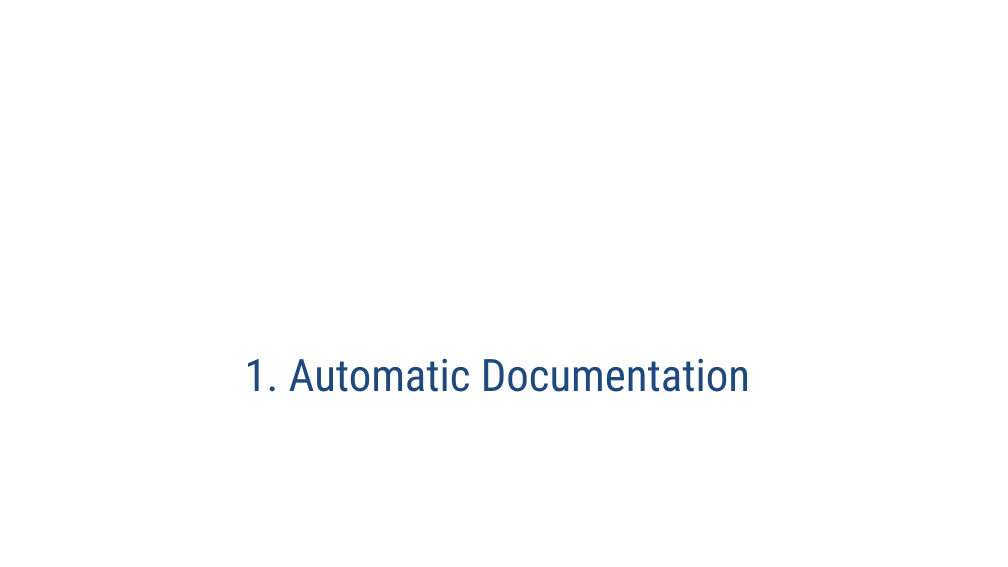
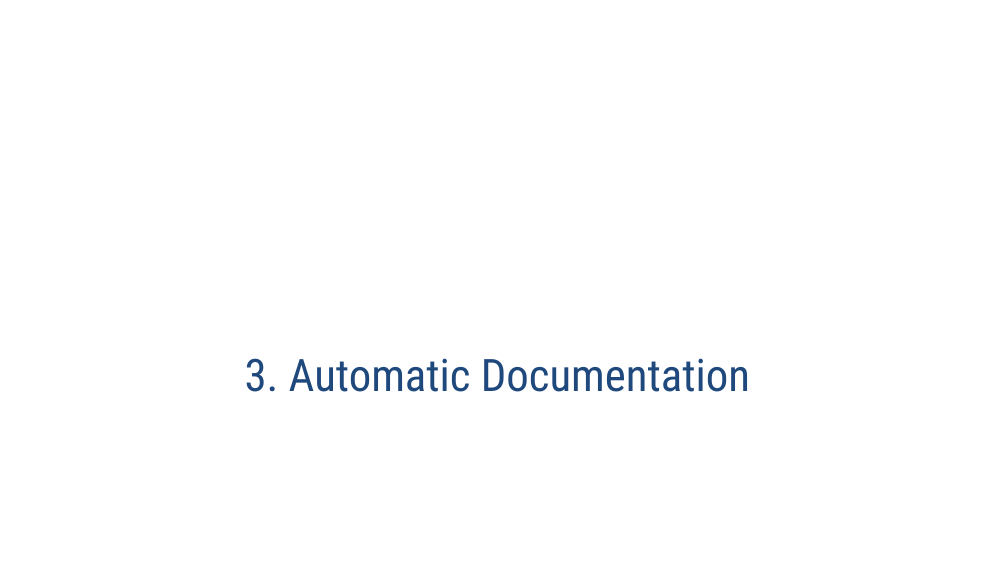
Before and after one commit to rached193/AngularWorkshop-20181116, a slide deck: slide 3 of 03_compodoc/03_compodoc.pptx. Drawn at 1008x567 pixels with LibreOffice and Linux fonts; fonts in the diff are those of the drawing; background and template pictures are left out. Boxes give left, top, right and bottom in pixels: in the first picture for what was removed or moved away, otherwise in the second. Text is boxed around its words. In the diff, an @@ line names an element or a change of style, - is before the commit and + after.

```diff
--- a/03_compodoc/03_compodoc.pptx
+++ b/03_compodoc/03_compodoc.pptx
@@ title at [245, 358, 750, 392]: text changed @@
-1. Automatic Documentation
+3. Automatic Documentation
```
Also in this commit, not shown: 2 other slides changed, 29 other files.
